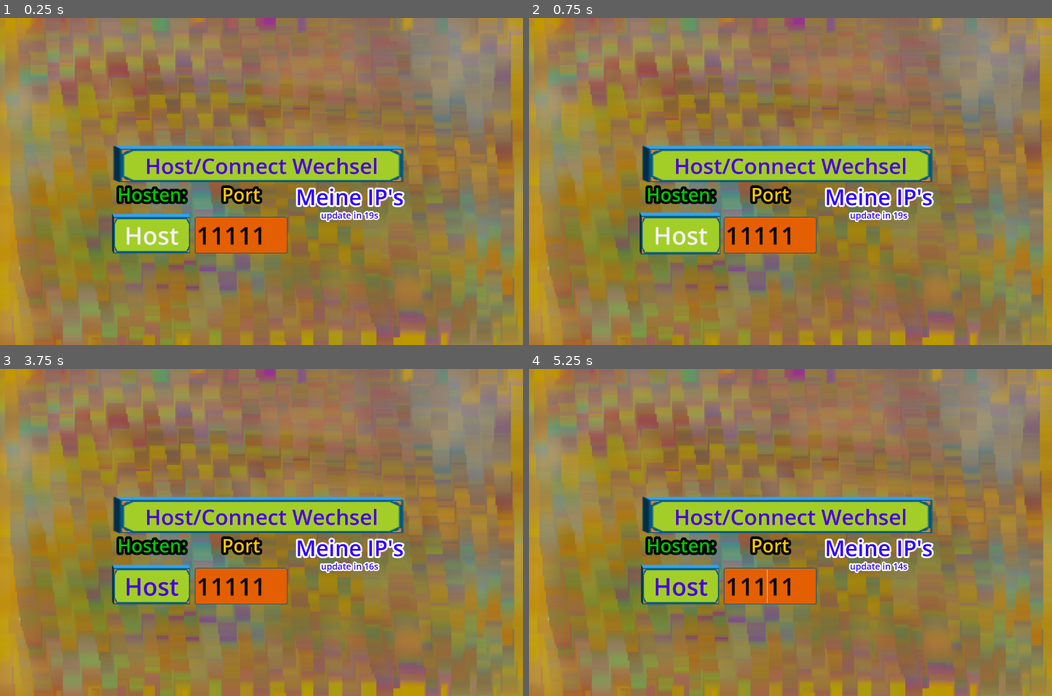
Above: before the commit, frames 1-4 (two rows, left to right).
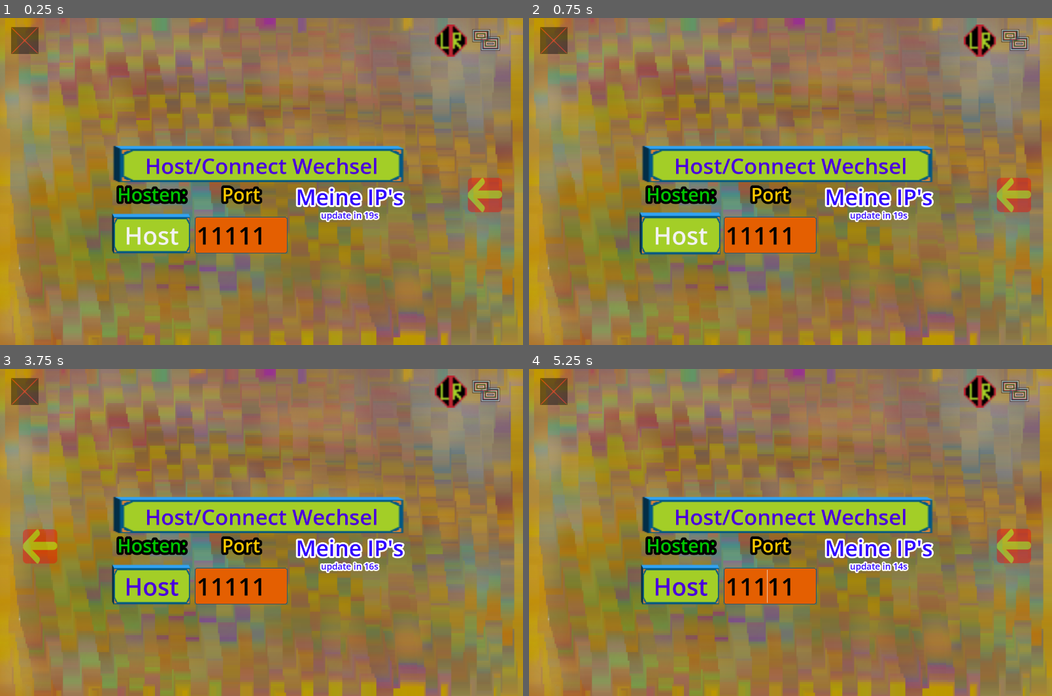
Above: after the commit, the same moments.

Repository: NIK-98/Paint_The_Ground
Game: Godot game, scene res://sceens/main.tscn
Two runs of this game, one before a commit and one after it. Both use one fixed random seed, a clock stepped at 60 frames per second and the inputs below.
Inputs (mouse positions are in pixels of both pictures, inside the frame that each line leads up to):
- Up to frame 1 (0.25 s): no input
- Up to frame 2 (0.75 s): click "Host" at 0.5 s
- Up to frame 3 (3.75 s): click "Host/Connect Wechsel" at 1.25 s; click "Connect" at 2 s; move the mouse to (376, 516) at 2.77 s; hold D (right) 2.78-3.53 s; hold P (Info) 2.78-3.53 s; click (376, 516) at 2.92 s; move the mouse to (156, 548) at 3.52 s; hold S (down) from 3.53 s (still down); tap M (modus) at 3.6 s; click (156, 548) at 3.67 s
- Up to frame 4 (5.25 s): tap Enter at 4.25 s; move the mouse to (842, 460) at 4.27 s; release S (down) at 4.28 s; hold D (right) 4.28-5.03 s; hold P (Info) 4.28-5.03 s; click (842, 460) at 4.42 s; tap Space at 5 s; move the mouse to (764, 597) at 5.02 s; hold W (up) from 5.03 s (still down); tap M (modus) at 5.1 s; click (764, 597) at 5.17 s

The runs differ from the first frame. In frame 1, 1.8% of the frame differs, in the area x 2-96%, y 2-60%; in frame 2, 1.8%; in frame 3, 1.8%; in frame 4, 1.8%.

Commit message:
kleinere verbesserungenbugs behoben

Diff:
--- a/project.godot
+++ b/project.godot
@@ -163,6 +163,10 @@
 ]
 }
 
+[input_devices]
+
+pointing/emulate_touch_from_mouse=true
+
 [rendering]
 
 renderer/rendering_method="gl_compatibility"
--- a/sceens/level.tscn
+++ b/sceens/level.tscn
@@ -617,7 +617,6 @@
 theme_override_font_sizes/font_size = 40
 
 [node name="Timer" type="Timer" parent="." groups=["timer"]]
-wait_time = 120.0
 
 [node name="Timerende" type="Timer" parent="."]
 wait_time = 3.0
--- a/scripts/joy.gd
+++ b/scripts/joy.gd
@@ -32,9 +32,13 @@
 
 
 func _process(_delta):
-	if get_parent().get_parent().get_node("Level").get_child_count() > 0 and get_parent().get_parent().get_node("Level/level").starting:
-		if OS.get_name() == "Android" or OS.get_name() == "IOS":
-			visible = true
+	if get_parent().get_parent().get_node("Level").get_child_count() > 0:
+		if get_parent().get_parent().get_node("Level/level").starting:
+			if OS.get_name() == "Android" or OS.get_name() == "IOS":
+				visible = true
+		elif visible:
+			visible = false
+			global_position = joy_start_position
 	if is_touch:
 		joystick.global_position = get_global_mouse_position()
 		joystick.position = stick_center + (joystick.position - stick_center).limit_length(maxLength)
--- a/scripts/player.gd
+++ b/scripts/player.gd
@@ -107,7 +107,6 @@
 
 		elif level.Time_out and not ende:
 			ende = true
-			main.get_node("CanvasLayer/joy").visible = false
 			main.get_node("CanvasLayer/change").visible = false
 			for c in $powertimers.get_children():
 				c.stop()
@@ -180,12 +179,12 @@
 		camera.zoom.x = clamp(camera.zoom.x, min_zoom, max_zoom)
 		camera.zoom.y = clamp(camera.zoom.y, min_zoom, max_zoom)
 
-	if Input.is_action_pressed("zoomin"):
+	if Input.is_action_pressed("zoomin") and not level.get_node("Scoreboard/CanvasLayer").visible:
 		camera.zoom *= 0.9  # Zoom in
 		# Zoom-Grenzen anwenden
 		camera.zoom.x = clamp(camera.zoom.x, min_zoom, max_zoom)
 		camera.zoom.y = clamp(camera.zoom.y, min_zoom, max_zoom)
-	if Input.is_action_pressed("zoomout"):
+	if Input.is_action_pressed("zoomout") and not level.get_node("Scoreboard/CanvasLayer").visible:
 		camera.zoom *= 1.1  # Zoom out
 		# Zoom-Grenzen anwenden
 		camera.zoom.x = clamp(camera.zoom.x, min_zoom, max_zoom)
